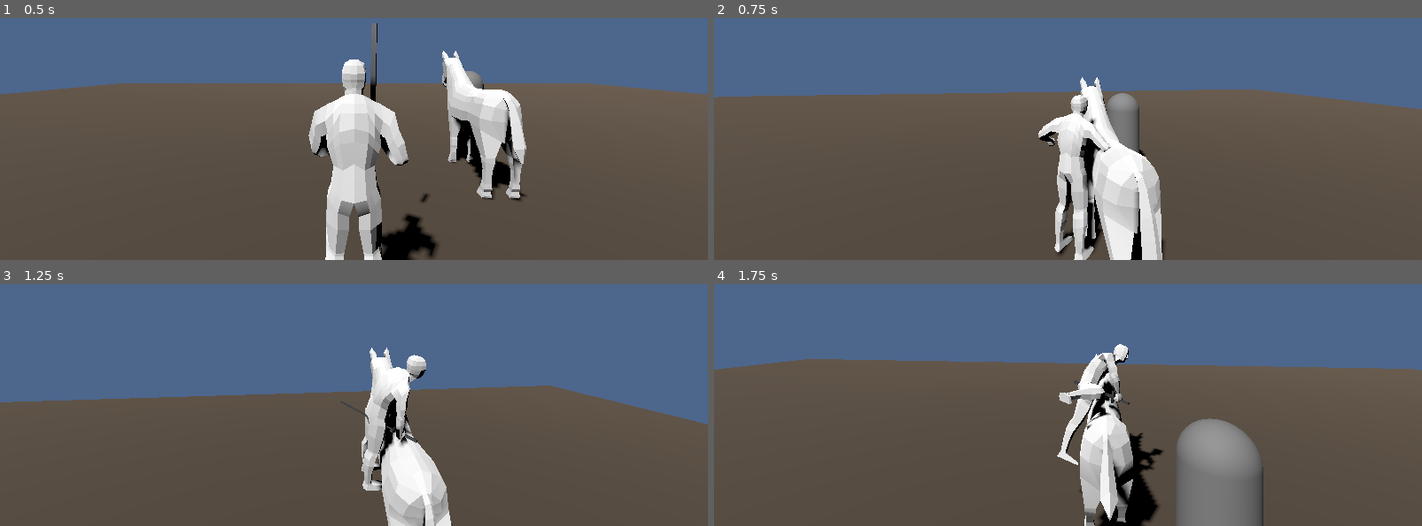
Above: before the commit, frames 1-4 (two rows, left to right).
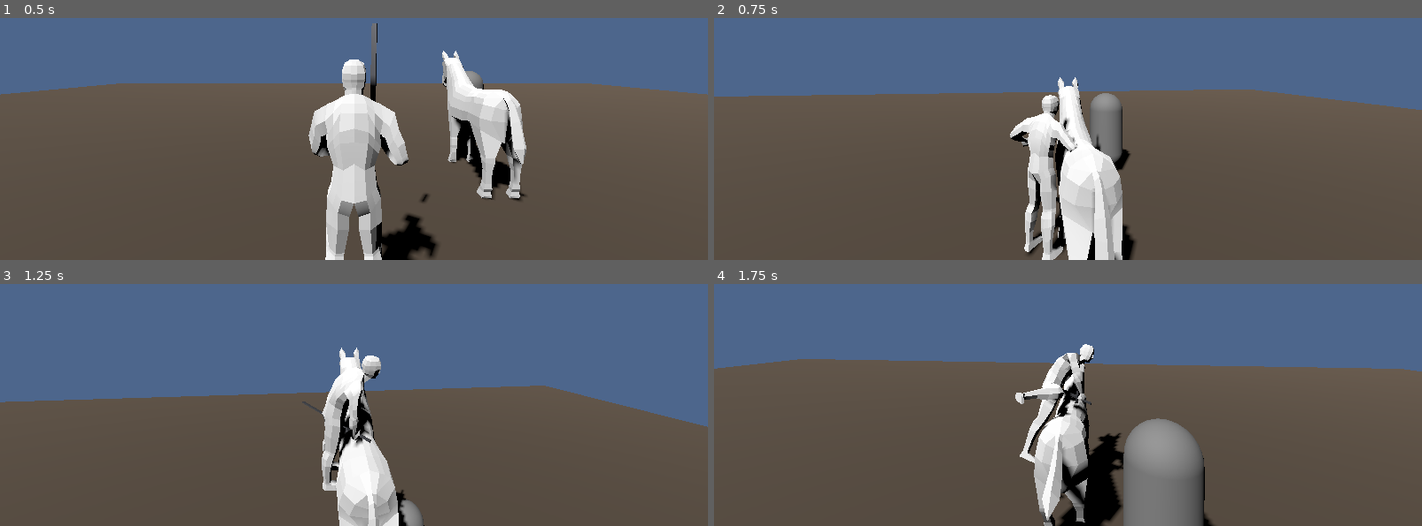
Above: after the commit, the same moments.

Repository: Richesfire/IAS
Game: Godot game, scene res://scenes/main.tscn
Two runs of this game, one before a commit and one after it. Both use one fixed random seed, a clock stepped at 60 frames per second and the inputs below.
Inputs (mouse positions are in pixels of both pictures, inside the frame that each line leads up to):
- Up to frame 1 (0.5 s): no input
- Up to frame 2 (0.75 s): tap Enter at 0.5 s; move the mouse to (1103, 59) at 0.52 s; hold W (move_forward) from 0.53 s (still down); hold F (interact) from 0.53 s (still down); click (1103, 59) at 0.67 s
- Up to frame 3 (1.25 s): keep holding W (move_forward); keep holding F (interact); tap Space (jump) at 0.77 s
- Up to frame 4 (1.75 s): keep holding W (move_forward); move the mouse to (1032, 329) at 1.27 s; release F (interact) at 1.28 s; tap Shift at 1.35 s; tap Space (jump) at 1.52 s

Frame 1 is identical in both runs. In frame 2, 11% of the frame differs, in the area x 0-100%, y 24-100%; in frame 3, 9.3%; in frame 4, 15%.

Commit message:
同步最新：骑乘攻击角度（左右有效区可分开调、换侧经正前限速过渡、同侧无延迟）、~ 骑乘机位修复与站定不朝镜头、上劈跟随镜头俯仰、骑乘攻击保留上半身遮罩；新增 HANDOFF.md 交接文档

Diff:
--- a/godot/IASv1.0/scenes/main.tscn
+++ b/godot/IASv1.0/scenes/main.tscn
@@ -41,7 +41,7 @@
 transform = Transform3D(1, 0, 0, 0, 1, 0, 0, 0, 1, 0, -0.51061106, 1.5176685)
 
 [node name="RideCam" type="Marker3D" parent="CameraPivot" unique_id=967909044]
-transform = Transform3D(1, 0, 0, 0, 1, 0, 0, 0, 1, 0, 1, 3.6)
+transform = Transform3D(1, 0, 0, 0, 1, 0, 0, 0, 1, 0.505, 1, 3.6)
 
 [node name="Floor" type="StaticBody3D" parent="." unique_id=680019731]
 
@@ -59,8 +59,11 @@
 cam_default_marker = NodePath("../CameraPivot/CamDefault")
 cam_hold_marker = NodePath("../CameraPivot/CamHold")
 cam_ride_marker = NodePath("../CameraPivot/RideCam")
-ride_aim_min_deg = 50.0
-ride_aim_max_deg = 70.0
+ride_combat_blend = 12.0
+ride_aim_right_min_deg = 50.0
+ride_aim_right_max_deg = 100.0
+ride_aim_left_min_deg = 50.0
+ride_aim_left_max_deg = 100.0
 ride_aim_turn_speed = 5.0
 spring_stiffness = 200.0
 spring_drag = 2.0
--- a/godot/IASv1.0/scripts/player.gd
+++ b/godot/IASv1.0/scripts/player.gd
@@ -127,8 +127,10 @@
 @export var ride_offset: Vector3 = Vector3.ZERO   # 骑乘落点相对鞍座的偏移（X左右 / Y高低 / Z前后，随马朝向旋转）
 @export var ride_twist_speed: float = 6.0         # 扭转过渡/回正速度
 @export var ride_combat_blend: float = 3.0        # 骑乘时攻击/非攻击混合速度（越小越慢）
-@export var ride_aim_min_deg: float = 15.0        # 骑乘攻击水平角：前方最小角（正前 ±15° 禁止）
-@export var ride_aim_max_deg: float = 120.0       # 骑乘攻击水平角：最大角（正后 ±60° 禁止 → 120°）
+@export var ride_aim_right_min_deg: float = 15.0  # 骑乘攻击水平角·右侧：最小角（>此角进入右区）
+@export var ride_aim_right_max_deg: float = 120.0 # 骑乘攻击水平角·右侧：最大角
+@export var ride_aim_left_min_deg: float = 15.0   # 骑乘攻击水平角·左侧：最小角（<-此角进入左区）
+@export var ride_aim_left_max_deg: float = 120.0  # 骑乘攻击水平角·左侧：最大角
 @export var ride_aim_turn_speed: float = 1.5      # 骑乘攻击方向换侧过渡角速度(弧度/秒)：越小越慢；时长=需转角度/此值
 var _ride_anchor: Transform3D = Transform3D()     # 当前鞍座（骨骼锚点）世界变换
 var _ride_twist: float = 0.0                      # 平滑后的扭转量(-1..1)
@@ -197,11 +199,12 @@
 	# 「移动中起的攻击」全程保持遮罩（下半身一直用移动动画），避免攻击结束前停下导致脚跳。
 	if not combat_active:
 		attack_started_moving = false
-	var mask_off: bool = combat_active and not is_moving and not attack_started_moving
+	# 骑乘时永远保留上半身遮罩（下半身始终是骑马姿势，不能用地面攻击的全身动作）
+	var mask_off: bool = combat_active and not is_moving and not attack_started_moving and not riding
 	if blend_node is AnimationNodeBlend2:
 		blend_node.filter_enabled = not mask_off
-	# 俯仰过渡：收剑 = 与收剑动画同步归零；举剑 = 跟随镜头；挥砍跟随镜头；上劈(up)取消俯仰变化；其余归零
-	var cancel_pitch: bool = is_blocking or (current_attack == "up" and (is_charging or is_attacking or is_recovering))
+	# 俯仰过渡：收剑 = 与收剑动画同步归零；举剑/挥砍 = 跟随镜头；格挡取消俯仰变化
+	var cancel_pitch: bool = is_blocking
 	var pitch_target: float = 0.0 if cancel_pitch else cam_pitch
 	if is_recovering:
 		recover_pitch_t += delta
@@ -263,7 +266,7 @@
 		if is_holding_cam:
 			cam_target = cam_hold_marker.position
 		else:
-			cam_target = cam_default_marker.position
+			cam_target = _cam_base_marker_pos()
 
 	if event is InputEventMouseMotion:
 		cam_yaw += -event.relative.x * 0.002
@@ -386,7 +389,8 @@
 		elif spd >= float(mount_horse.get("walk_speed")):
 			gait = "trot"
 		move_sm.travel(StringName("ride_" + gait))   # 步态前倾（按速度）
-	if cam_ride_marker:
+	# 按住 ~ 时不要每帧覆盖机位（否则 ~ 的悬停机位会被立刻刷回骑乘机位 → 按了没反应）
+	if cam_ride_marker and not is_holding_cam:
 		cam_target = cam_ride_marker.position
 	if spring_bones:
 		spring_bones.set_active(not is_mounting and not is_dismounting)   # 骑乘态才开弹簧骨骼
@@ -593,12 +597,17 @@
 			last_anim_state = move_state
 
 # ============================================================
+# 松开 ~ 的归位目标：骑乘回骑乘机位、否则回默认机位
+func _cam_base_marker_pos() -> Vector3:
+	return cam_ride_marker.position if riding else cam_default_marker.position
+
 func _update_camera(delta: float):
 	if cam_returning:
-		# ② 只回归机位：从悬停机位平滑回到默认机位（角度不锁，玩家全程可自由控制）
-		camera_3d.position = camera_3d.position.lerp(cam_default_marker.position, cam_transition_speed * delta)
-		if camera_3d.position.distance_to(cam_default_marker.position) < 0.005:
-			camera_3d.position = cam_default_marker.position
+		# ② 只回归机位：从悬停机位平滑回到默认/骑乘机位（角度不锁，玩家全程可自由控制）
+		var ret_pos: Vector3 = _cam_base_marker_pos()
+		camera_3d.position = camera_3d.position.lerp(ret_pos, cam_transition_speed * delta)
+		if camera_3d.position.distance_to(ret_pos) < 0.005:
+			camera_3d.position = ret_pos
 			cam_returning = false
 	else:
 		camera_3d.position = camera_3d.position.lerp(cam_target, cam_transition_speed * delta)
@@ -630,7 +639,14 @@
 
 	var aiming: bool = is_charging or is_attacking or is_blocking or is_recovering
 	# 瞄准 yaw 每帧都更新（战斗时也跟镜头），否则攻击结束瞬间 aim_yaw 还是旧值会把上身拽回去
-	var aim_target: float = rotation.y if riding else (frozen_move_yaw if cam_lock else (cam_yaw if (is_moving or aiming) else idle_face_yaw))
+	# 站定(未移动/未战斗)时上身不朝镜头——即使按住 ~ 也保持原朝向
+	var aim_target: float
+	if riding:
+		aim_target = rotation.y
+	elif is_moving or aiming:
+		aim_target = frozen_move_yaw if cam_lock else cam_yaw
+	else:
+		aim_target = idle_face_yaw
 	if is_moving or aiming or cam_lock or riding:
 		aim_yaw = aim_target   # 骑乘：只跟马身朝向（镜头不影响人物转向）；其余同原
 	else:
@@ -675,12 +691,14 @@
 	if riding:
 		# 骑乘：水平攻击角限制（正前±15°、正后±60° 禁止）
 		# 换侧判定：不是中线，而是「镜头进入另一侧的有效区」（越过对侧 ±min 边界）才切
-		var lo: float = deg_to_rad(ride_aim_min_deg)
+		var rlo: float = deg_to_rad(ride_aim_right_min_deg)
+		var llo: float = deg_to_rad(ride_aim_left_min_deg)
 		var switched: bool = false
-		if _ride_aim_side > 0 and dy <= -lo:
+		# Godot: +yaw = 左、-yaw = 右。side=+1 表示正角(左)侧，-1 表示负角(右)侧
+		if _ride_aim_side > 0 and dy <= -rlo:
 			_ride_aim_side = -1
 			switched = true
-		elif _ride_aim_side < 0 and dy >= lo:
+		elif _ride_aim_side < 0 and dy >= llo:
 			_ride_aim_side = 1
 			switched = true
 		var target: float = _clamp_ride_aim(dy, _ride_aim_side)
@@ -711,11 +729,11 @@
 
 # 骑乘攻击的水平角限制（相对马正前方，正=右）；四种攻击方式判定不受影响，只夹这个角
 func _clamp_ride_aim(delta_yaw: float, side: int) -> float:
-	var lo: float = deg_to_rad(ride_aim_min_deg)
-	var hi: float = deg_to_rad(ride_aim_max_deg)
 	if side > 0:
-		return clampf(delta_yaw, lo, hi)    # 右侧有效区 [+15°,+120°]
-	return clampf(delta_yaw, -hi, -lo)      # 左侧有效区 [-120°,-15°]
+		# 正角侧 = 左
+		return clampf(delta_yaw, deg_to_rad(ride_aim_left_min_deg), deg_to_rad(ride_aim_left_max_deg))
+	# 负角侧 = 右
+	return clampf(delta_yaw, -deg_to_rad(ride_aim_right_max_deg), -deg_to_rad(ride_aim_right_min_deg))
 
 # ============================================================
 # 战斗逻辑
Not shown, added: godot/IASv1.0/HANDOFF.md
